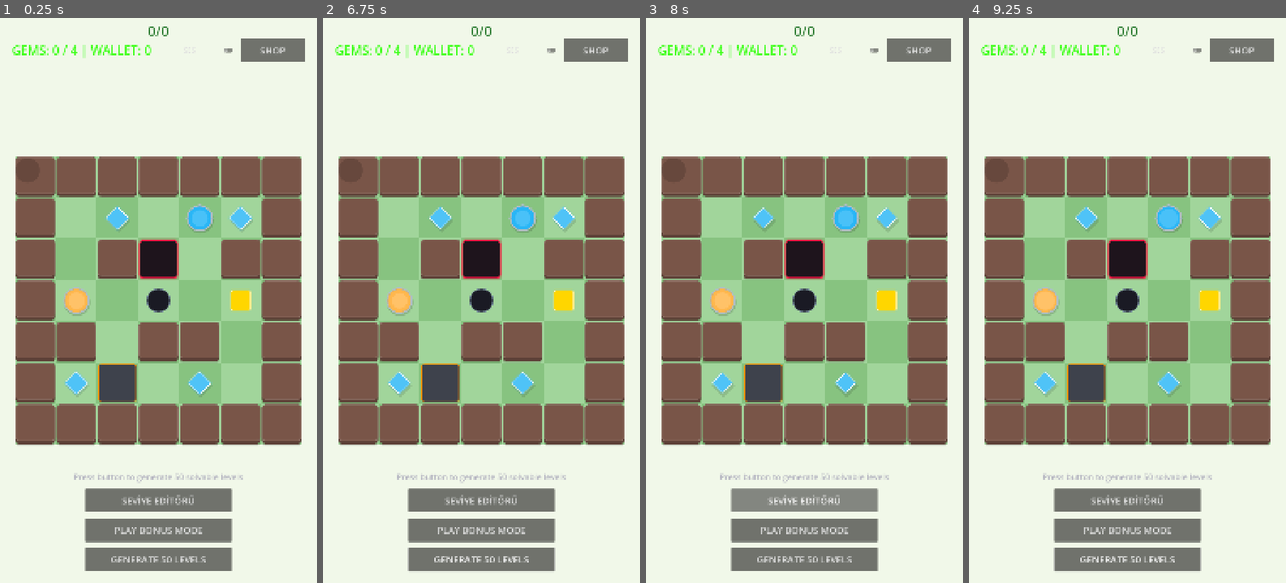
Above: before the commit, frames 1-4 (left to right).
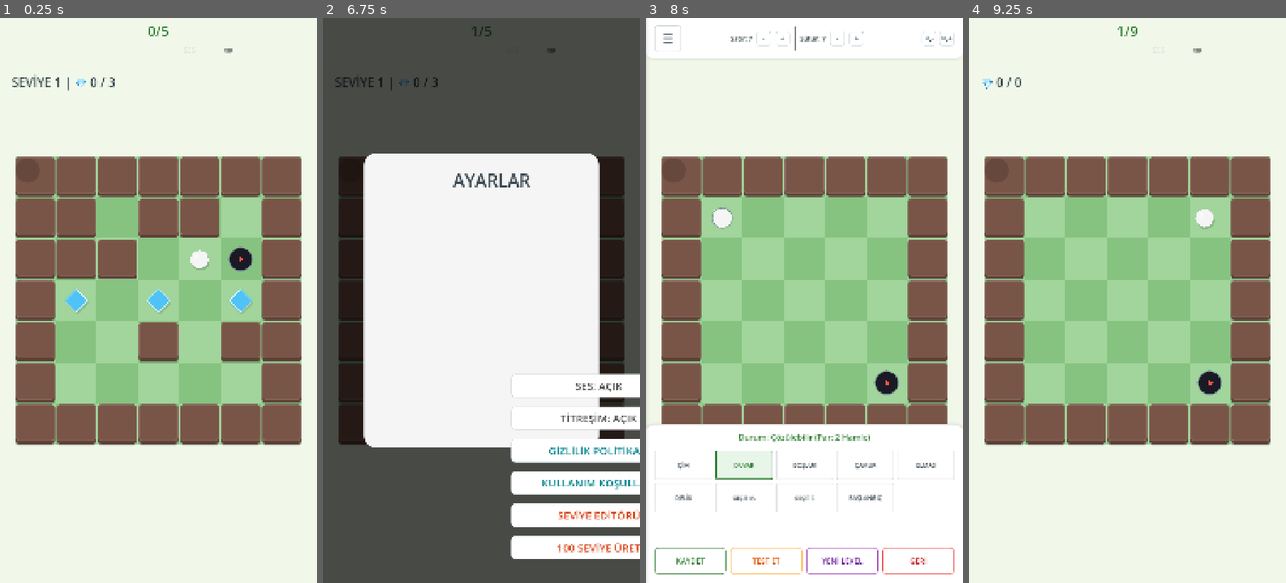
Above: after the commit, the same moments.

Repository: gkesebir/slidegolf
Game: Godot game, scene res://scenes/Main.tscn
Same seed, same stepped clock (60 frames per second), same inputs: the game is played once before the commit and once after it.
Inputs (mouse positions are in pixels of both pictures, inside the frame that each line leads up to):
- Up to frame 1 (0.25 s): no input
- Up to frame 2 (6.75 s): click (481, 532) at 0.5 s, where only the run before the commit has a clickable "PLAY BONUS MODE"; click (481, 532) at 1.25 s, where only the run before the commit has a clickable "PLAY BONUS MODE"; click (595, 51) at 2 s, where only the run before the commit has a clickable "SHOP"; click "SES" at 2.75 s; click "SES" (after the commit: "SES KAPALI") at 3.5 s; click (481, 498) at 4.25 s, where only the run before the commit has a clickable "SEVİYE EDİTÖRÜ"; click (481, 560) at 5 s, where only the run before the commit has a clickable "GENERATE 50 LEVELS"; tap Enter at 5.75 s; move the mouse to (551, 272) at 5.77 s; hold Right (ui_right) 5.78-6.5 s; click (551, 272) at 5.92 s; tap Space at 6.5 s; drag from (418, 328) to (465, 413) at 6.52 s
- Up to frame 3 (8 s): click "SEVİYE EDİTÖRÜ" at 7.25 s
- Up to frame 4 (9.25 s): click (1089, 560) at 8 s, where only the run after the commit has a clickable "TEST ET"; move the mouse to (1159, 176) at 8.77 s; hold Right (ui_right) from 8.78 s (still down)

The runs differ from the first frame. In frame 1, 18% of the frame differs, in the area x 3-97%, y 1-98%; in frame 2, 95%, in the area x 0-100%, y 0-100%; in frame 3, 20%; in frame 4, 16%.
Error before the commit: Parse Error: Variable "diamond_label" has the same name as a previously declared variable. (res://scripts/GameManager.gd:32)

Commit message:
fix: resolved godot parse and runtime errors causing game failure on load

Diff:
--- a/scripts/GameManager.gd
+++ b/scripts/GameManager.gd
@@ -29,7 +29,6 @@
 var current_moves: int = 0
 var target_moves: int = 0
 var game_over: bool = false
-var diamond_label: Label
 var settings_screen: Control
 
 # Ad System State
--- a/scripts/GridManager.gd
+++ b/scripts/GridManager.gd
@@ -278,7 +278,6 @@
 	flag.color = Color("ef5350")
 	flag.polygon = flag_pts
 	flag.position = Vector2(h_size / 2.0 - 5, h_size / 2.0 - 10)
-	flag.pivot_offset = Vector2(0, 10)
 	hole.add_child(flag)
 
 	# Wind effect (Tween)
